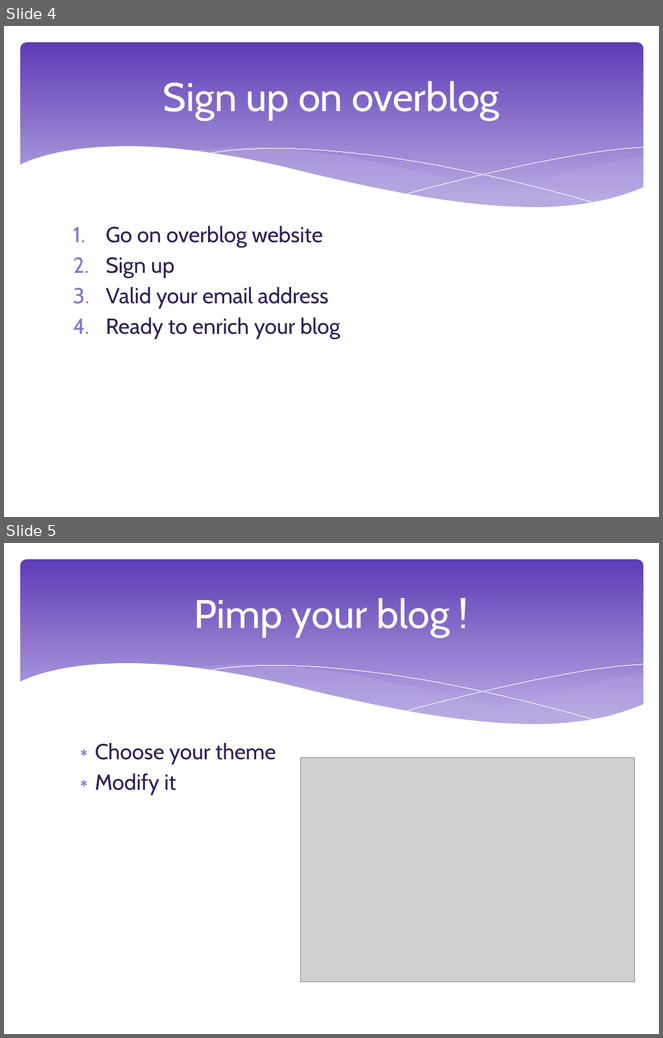
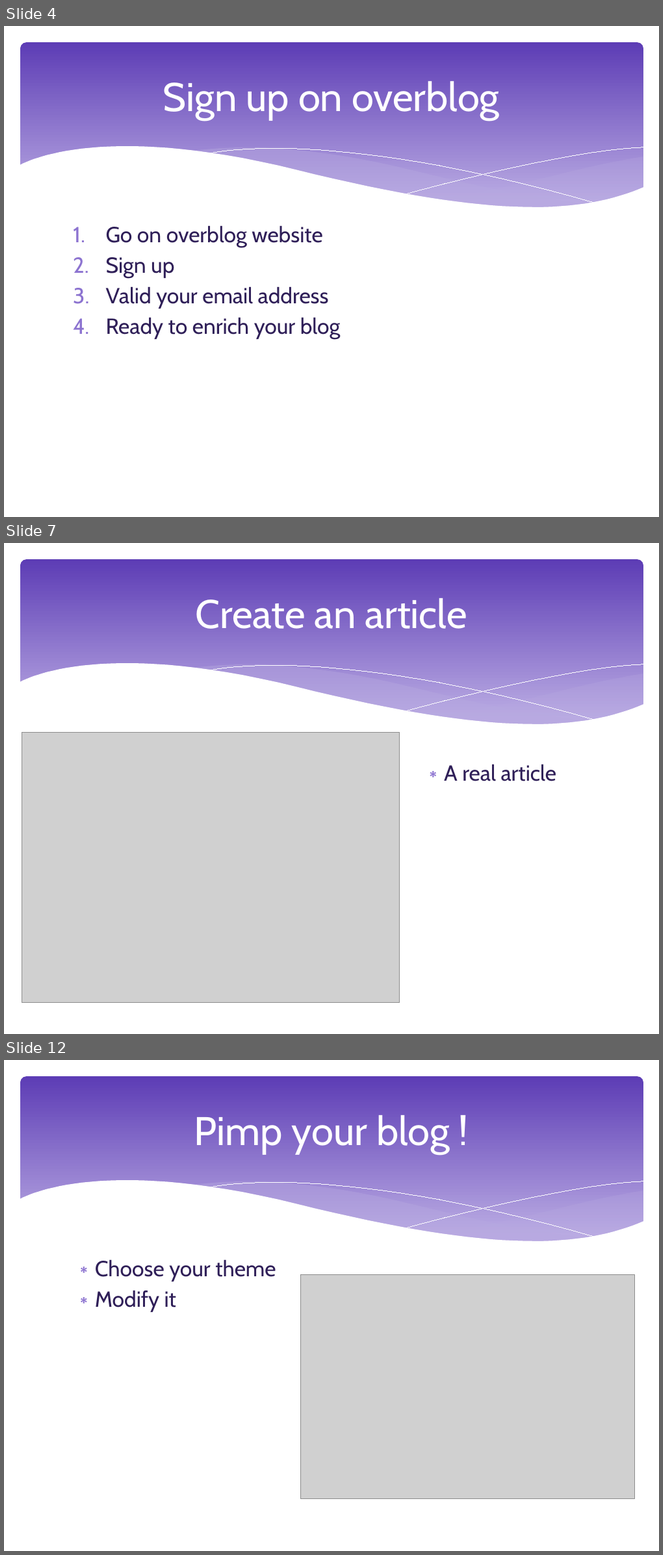
Before and after one commit to NoemieRullier/EnglishProjectBlog, a slide deck: Presentation.pptx. Shown one above the other, each under a label of ours: slides 4 and 5 before the commit, slides 4, 7 and 12 after it; the slides between them are not shown. The pictures are 663x1038 and 663x1555 pixels, drawn with LibreOffice and Linux fonts; fonts in the diff are those of the drawing; grey boxes stand for pictures. Boxes give left, top, right and bottom in pixels: in the first picture for what was removed or moved away, otherwise in the second. Text is boxed around its words. In the diff, an @@ line names an element or a change of style, - is before the commit and + after.

```diff
--- a/Presentation.pptx
+++ b/Presentation.pptx
@@ slide 7 added at [4,543,659,1034], background #FFFFFF; not listed: 6 template elements that a slide beside it also shows @@
@@ title added at [196,598,467,629], 44 pt, text #FFFFFF @@
+Create an article
@@ picture added at [22,732,400,1004] @@
@@ text added at [444,764,557,782], 24 pt, text #2F1F58 @@
+∗ A real article
@@ what was slide 5 is now slide 12 @@
```
Also in this commit, not shown: 6 other slides added, 1 other file.
